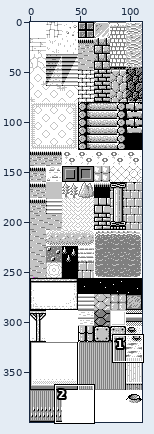
Two versions of one sprite sheet, saga/res/maps/tilesets/lower2.PNG. Above: a wide view before the commit, with the close-up outlined.
Close-up. The starting point:
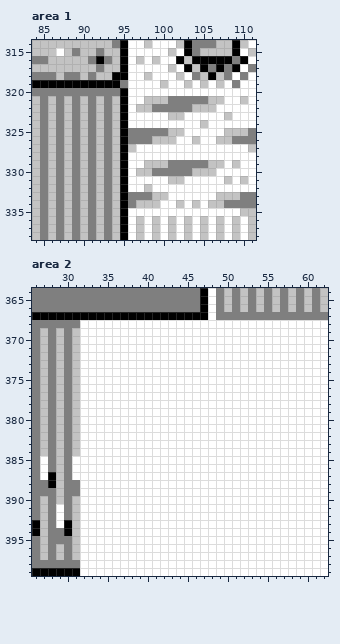
The file is 112x400 pixels. Colours within 5 levels of each other are drawn and written as one. Shown: area 1: x 84..111, y 314..338; area 2: x 26..62, y 364..399.
After the commit:
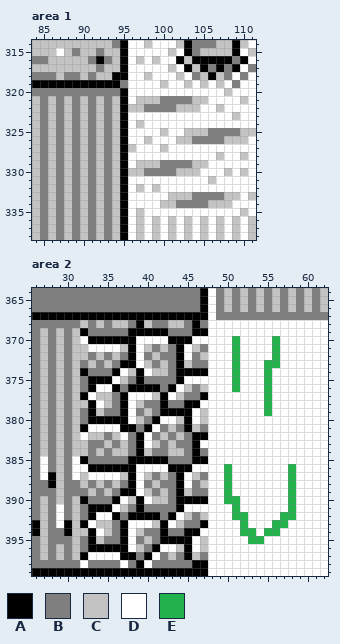
Palette (. is transparent): A #000000  B #7f7f7f  C #c3c3c3  D #ffffff  E #22b14c
The exact change:
Changed rows in their new state; - is an unchanged pixel.
Area 1:
first column x 96:
320 ------------C---
321 -C--B---CCDD----
322 C-B---CC-DDC----
323 -----DD-----DC--
324 -C-------D------
325 DDDDCDDCCCBBBB-C
326 DDCDDDCCBBBB-CCD
327 ----C----------D
328 -----------C--C-
329 -C--B---CCDD-D--
330 C-B---CC-DD-C-C-
331 -----DD---C-D-D-
332 -CDC------------
333 DDDDDCCCBBBB--DC
334 DDDDCCBBBB--CDDD
335 -C-------------D
Area 2:
first column x 32:
368 CBCBCCBACBBCCBAB-----------
369 ABBBBBAAAAABBBAA-----------
370 -AAAAAA----AAA-----E----E--
371 C----CA-CBCBA-CB---E----E--
372 CBCBCBA-BCBBA-BC---E----E--
373 BCBCBAA-CBCBACBB---E---EE--
374 ABBBA-CA-CCBAAAA---E---E---
375 BAAA-CBABBBBA------E---E---
376 BA--ABAAAABA-CBC---E---E---
377 A-CCBA---CA-CBBA-------E---
378 CA-CBA-CBBABBAA--------E---
379 BACBBA-BCBAAAA-C-------E---
380 BAAAAA-CBA--CA-C-----------
381 A----AABA-BCBACB-----------
382 -CCBC-BA-BCBCBAA-----------
383 CBBCBCBA-CBCBBA------------
384 CBCBCCBACBBCCBAB-----------
385 ABBBBBAAAAABBBAA-----------
386 -AAAAAA----AAA----E-------E
387 C----CA-CBCBA-CB--E-------E
388 CBCBCBA-BCBBA-BC--E-------E
389 BCBCBAA-CBCBACBB--E-------E
390 ABBBA-CA-CCBAAAA--EE------E
391 BAAA-CBABBBBA------E------E
392 BA--ABAAAABA-CBC---EE----EE
393 A-CCBA---CA-CBBA----E---EE-
394 CA-CBA-CBBABBAA-----EE-EE--
395 BACBBA-BCBAAAA-C-----EE----
396 BAAAAA-CBA--CA-C-----------
397 A----AABA-BCBACB-----------
398 -BBBB-BA-BBBBBAA-----------
399 AAAAAAAAAAAAAAAA-----------
